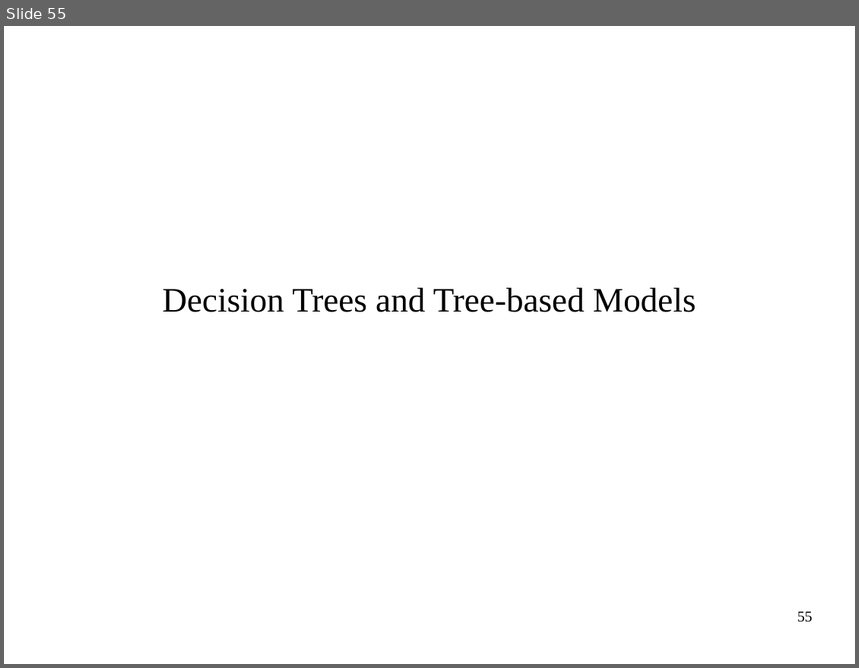
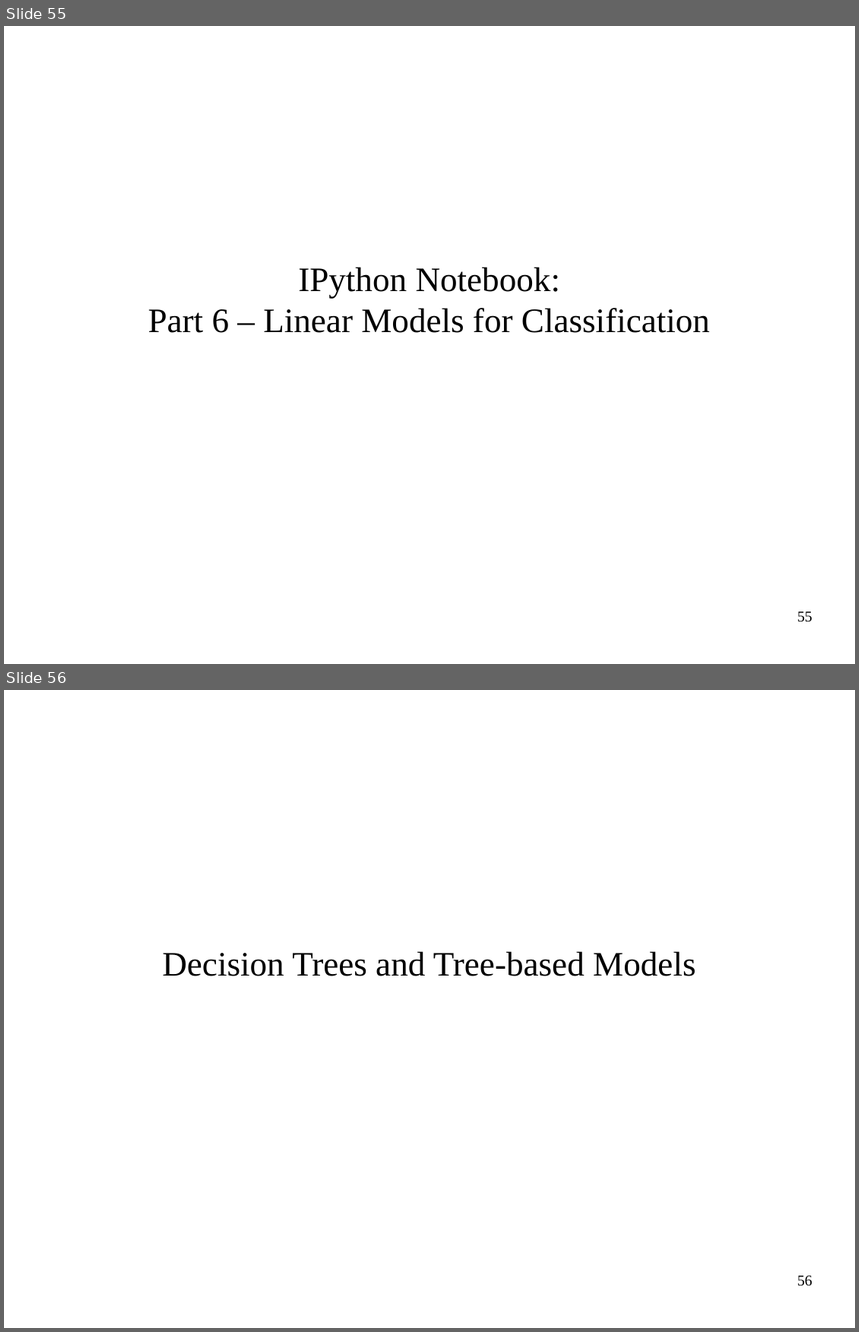
Before and after one commit to amueller/ml-workshop-1-of-4, a slide deck: intro-to-machine-learning-odsc-masterclass-2017.odp. Shown one above the other, each under a label of ours: slide 55 before the commit, slides 55 and 56 after it. The pictures are 859x668 and 859x1332 pixels, drawn with LibreOffice and Linux fonts; fonts in the diff are those of the drawing. Boxes give left, top, right and bottom in pixels: in the first picture for what was removed or moved away, otherwise in the second. Text is boxed around its words. In the diff, an @@ line names an element or a change of style, - is before the commit and + after.

Commit message:
fix preprocessing / linear model exercises

```diff
--- a/intro-to-machine-learning-odsc-masterclass-2017.odp
+++ b/intro-to-machine-learning-odsc-masterclass-2017.odp
@@ slide 55 added at [4,26,855,664], background #FFFFFF @@
@@ subtitle added at [148,267,710,333], 32 pt, text #000000 @@
+IPython Notebook:
+Part 6 – Linear Models for Classification
@@ page number added at [797,612,813,623], 14 pt, text #000000 @@
+55
@@ what was slide 55 is now slide 56 @@
@@ page number at [797,1276,813,1287]: text changed @@
-55
+56
```
Also in this commit, not shown: 4 slides changed, 4 other slides added, 1 slide removed, 3 other files.
